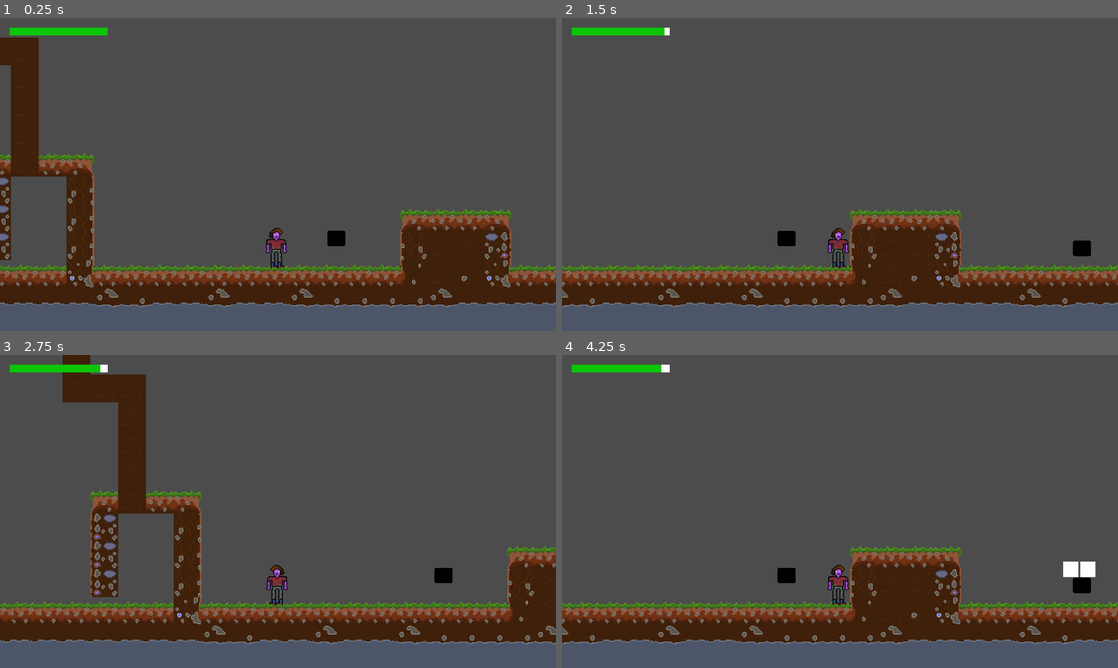
Above: before the commit, frames 1-4 (two rows, left to right).
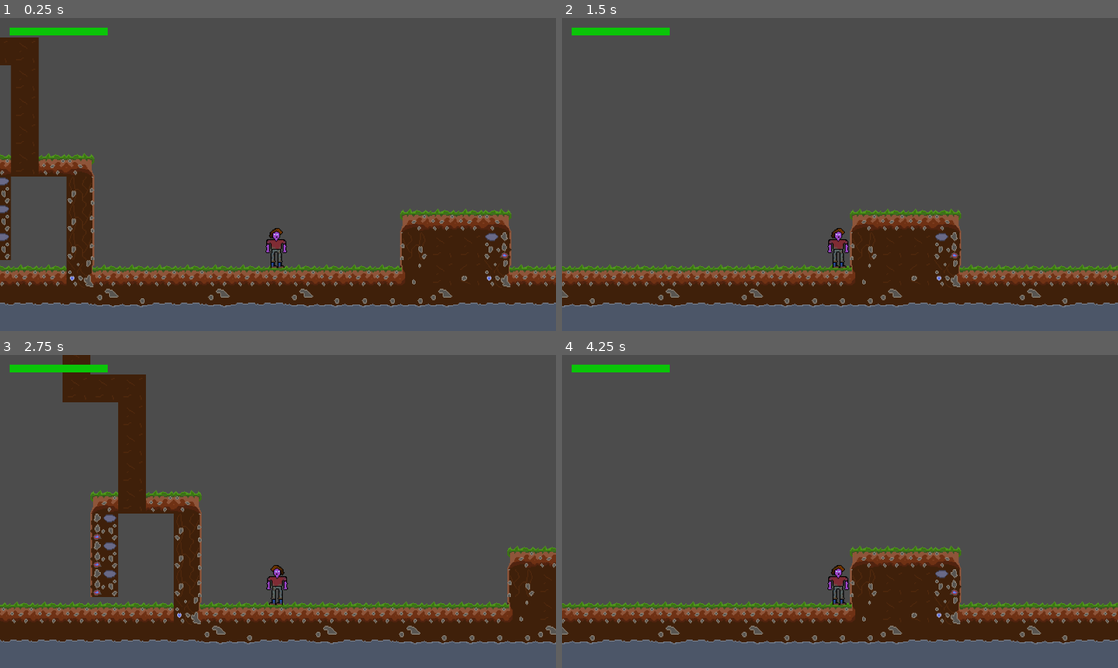
Above: after the commit, the same moments.

Repository: Yohello1/JuneGame
Game: Godot game, scene res://levels/first.tscn
The game is run twice, just before and just after one commit, with the same random seed, the same clock (stepped at 60 frames per second) and the same inputs. The engine's default icon, where the game draws it, is replaced by a stand-in: a white triangle on a blue panel in a dark square.
Inputs:
- Up to frame 1 (0.25 s): no input
- Up to frame 2 (1.5 s): tap Enter (ui_accept) at 0.5, 0.77, 1.25 s; hold D from 0.53 s (still down)
- Up to frame 3 (2.75 s): tap Enter (ui_accept) at 1.52, 2 s; release D at 2.03 s; hold A from 2.03 s (still down)
- Up to frame 4 (4.25 s): release A at 2.78 s; hold D from 2.78 s (still down); tap Enter (ui_accept) at 3.02, 3.77 s

The runs differ from the first frame. In frame 1, 0.2% of the frame differs, in the area x 58-63%, y 68-73%; in frame 2, 0.3%; in frame 3, 0.2%; in frame 4, 0.6%, in the area x 17-96%, y 3-77%.

Commit message:
Did something forgot to commit

Diff:
--- a/levels/first.tscn
+++ b/levels/first.tscn
@@ -507,59 +507,59 @@
 28/z_index = 0
 
 [sub_resource type="RectangleShape2D" id=18]
-extents = Vector2( 10.5401, 8.79718 )
+extents = Vector2( 12.6835, 22.8456 )
 
 [sub_resource type="RectangleShape2D" id=19]
-extents = Vector2( 12.6835, 22.8456 )
-
-[sub_resource type="RectangleShape2D" id=20]
 extents = Vector2( 7.31476, 16.3642 )
 
+[sub_resource type="AtlasTexture" id=20]
+atlas = ExtResource( 3 )
+region = Rect2( 0, 0, 48, 48 )
+
 [sub_resource type="AtlasTexture" id=21]
 atlas = ExtResource( 3 )
-region = Rect2( 0, 0, 48, 48 )
+region = Rect2( 48, 0, 48, 48 )
 
 [sub_resource type="AtlasTexture" id=22]
 atlas = ExtResource( 3 )
-region = Rect2( 48, 0, 48, 48 )
+region = Rect2( 96, 0, 48, 48 )
 
 [sub_resource type="AtlasTexture" id=23]
 atlas = ExtResource( 3 )
-region = Rect2( 96, 0, 48, 48 )
+region = Rect2( 144, 0, 48, 48 )
 
 [sub_resource type="AtlasTexture" id=24]
 atlas = ExtResource( 3 )
-region = Rect2( 144, 0, 48, 48 )
+region = Rect2( 192, 0, 48, 48 )
 
 [sub_resource type="AtlasTexture" id=25]
 atlas = ExtResource( 3 )
-region = Rect2( 192, 0, 48, 48 )
+region = Rect2( 240, 0, 48, 48 )
 
 [sub_resource type="AtlasTexture" id=26]
 atlas = ExtResource( 3 )
-region = Rect2( 240, 0, 48, 48 )
+region = Rect2( 288, 0, 48, 48 )
 
 [sub_resource type="AtlasTexture" id=27]
-atlas = ExtResource( 3 )
-region = Rect2( 288, 0, 48, 48 )
-
-[sub_resource type="AtlasTexture" id=29]
 atlas = ExtResource( 3 )
 region = Rect2( 0, 0, 48, 48 )
 
 [sub_resource type="SpriteFrames" id=28]
 resource_local_to_scene = true
 animations = [ {
-"frames": [ SubResource( 21 ), SubResource( 22 ), SubResource( 23 ), SubResource( 24 ), SubResource( 25 ), SubResource( 26 ), SubResource( 27 ) ],
+"frames": [ SubResource( 20 ), SubResource( 21 ), SubResource( 22 ), SubResource( 23 ), SubResource( 24 ), SubResource( 25 ), SubResource( 26 ) ],
 "loop": true,
 "name": "default",
 "speed": 5.0
 }, {
-"frames": [ SubResource( 29 ) ],
+"frames": [ SubResource( 27 ) ],
 "loop": true,
 "name": "idle",
 "speed": 5.0
 } ]
+
+[sub_resource type="RectangleShape2D" id=29]
+extents = Vector2( 10.5401, 8.79718 )
 
 [node name="world" type="Node"]
 
@@ -582,28 +582,13 @@
 format = 1
 tile_data = PoolIntArray( -196566, 10, 0, -196565, 10, 0, -196564, 10, 0, -196563, 10, 0, -196562, 10, 0, -196561, 10,  …(7390 unchanged characters)…
 
-[node name="test rn" type="StaticBody2D" parent="."]
-position = Vector2( 566.36, 551.377 )
-collision_layer = 2
-collision_mask = 2
-
-[node name="Sprite" type="Sprite" parent="test rn"]
-modulate = Color( 0, 0, 0, 1 )
-position = Vector2( 0.525592, -0.210222 )
-scale = Vector2( 0.326626, 0.277355 )
-texture = ExtResource( 1 )
-
-[node name="CollisionShape2D" type="CollisionShape2D" parent="test rn"]
-position = Vector2( 0.55127, -0.314941 )
-shape = SubResource( 18 )
-
 [node name="KinematicBody2D" type="KinematicBody2D" parent="."]
 position = Vector2( 498, 540 )
 script = ExtResource( 2 )
 
 [node name="envroment" type="CollisionShape2D" parent="KinematicBody2D"]
 position = Vector2( 0.630645, 1.26137 )
-shape = SubResource( 19 )
+shape = SubResource( 18 )
 
 [node name="Area2D" type="Area2D" parent="KinematicBody2D"]
 position = Vector2( -0.236237, -0.629944 )
@@ -613,20 +598,19 @@
 
 [node name="hitbox" type="CollisionShape2D" parent="KinematicBody2D/Area2D"]
 position = Vector2( 0.406342, 1.31735 )
-shape = SubResource( 20 )
+shape = SubResource( 19 )
 
 [node name="shoot_reload" type="Timer" parent="KinematicBody2D"]
 
 [node name="AnimatedSprite" type="AnimatedSprite" parent="KinematicBody2D"]
 frames = SubResource( 28 )
-frame = 2
+frame = 1
 playing = true
 
 [node name="AnimationPlayer" type="AnimationPlayer" parent="KinematicBody2D/AnimatedSprite"]
 
 [node name="Camera2D" type="Camera2D" parent="KinematicBody2D/AnimatedSprite"]
 position = Vector2( 1.61749, -83.3219 )
-scale = Vector2( 1, 1 )
 current = true
 zoom = Vector2( 0.5, 0.5 )
 
@@ -646,7 +630,7 @@
 }
 
 [node name="enemy_test" type="StaticBody2D" parent="."]
-position = Vector2( 906.466, 562.602 )
+position = Vector2( 1011.62, 555.98 )
 collision_layer = 2
 collision_mask = 2
 script = ExtResource( 6 )
--- a/sprites/enemies/enemy test.gd
+++ b/sprites/enemies/enemy test.gd
@@ -17,6 +17,18 @@
 	var fireball = BALL_SCENE.instance()
 	self.add_child(fireball)
 	var position = Vector2(-3,-9)
+	fireball.set_linear_velocity(-speed)
+	fireball.position = position
+	print("1st one?")
+	yield(get_tree().create_timer(1), "timeout")
+	fireball.queue_free()
+
+
+
+func _on_Shoot_timeout():
+	var fireball = BALL_SCENE.instance()
+	self.add_child(fireball)
+	var position = Vector2(-3,-9)
 	fireball.set_linear_velocity(speed)
 	fireball.position = position
 
Not shown: 1 places in levels/first.tscn that only renumber resources
Binary file added: sprites/envroment/turret.png
Not shown, added: sprites/envroment/turret.png.import
